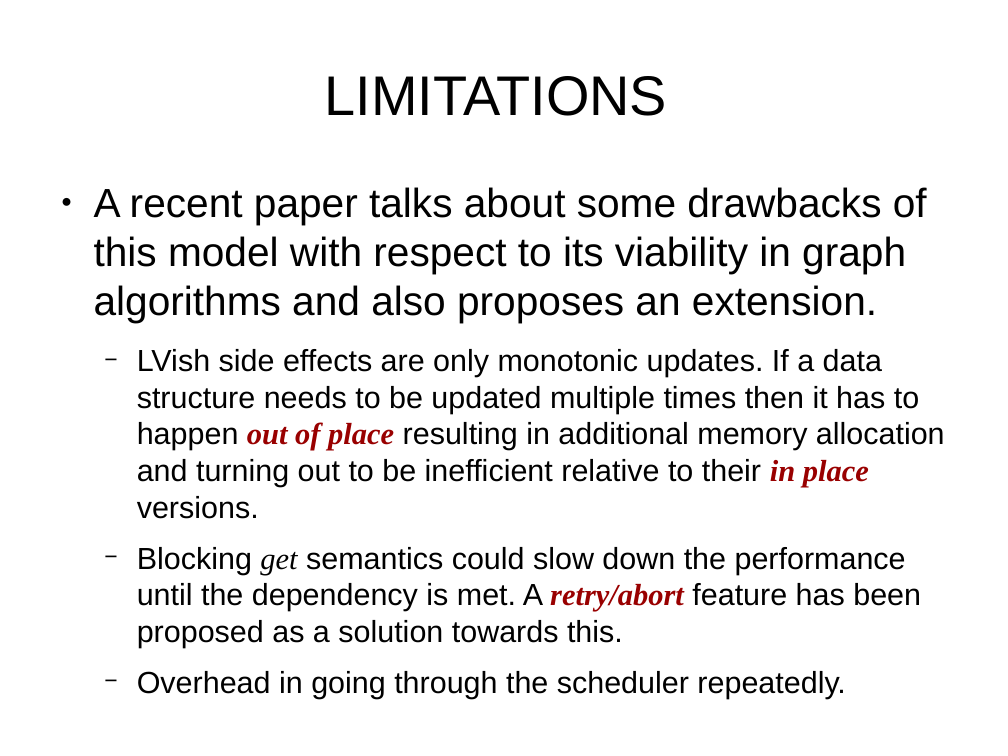
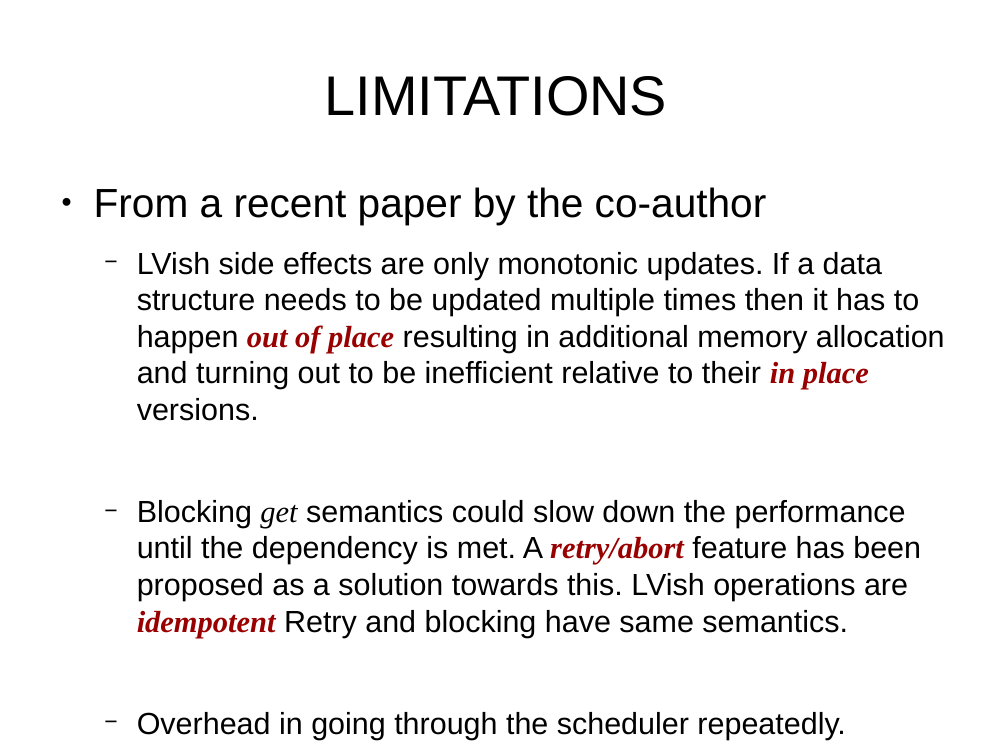
Before and after one commit to sentinel88/Personal, a slide deck: slide 20 of Talk.odp (slide 26 before the commit). Drawn at 1008x756 pixels with LibreOffice and Linux fonts; fonts in the diff are those of the drawing. Boxes give left, top, right and bottom in pixels: in the first picture for what was removed or moved away, otherwise in the second. Text is boxed around its words. In the diff, an @@ line names an element or a change of style, - is before the commit and + after.

```diff
--- a/Talk.odp
+++ b/Talk.odp
@@ text at (x1=94, y1=187, x2=767, y2=225): text changed @@
-● A recent paper talks about some drawbacks of this model with respect to its viability in graph algorithms and also proposes an extension.
+● From a recent paper by the co-author
@@ text at (x1=137, y1=500, x2=921, y2=638): text changed @@
-  − Blocking get semantics could slow down the performance until the dependency is met. A retry/abort feature has been proposed as a solution towards this.
+  − Blocking get semantics could slow down the performance until the dependency is met. A retry/abort feature has been proposed as a solution towards this. LVish operations are idempotent Retry and blocking have same semantics.
```
Also in this commit, not shown: 12 other slides changed, 2 slides added, 8 slides removed, 7 other files.
